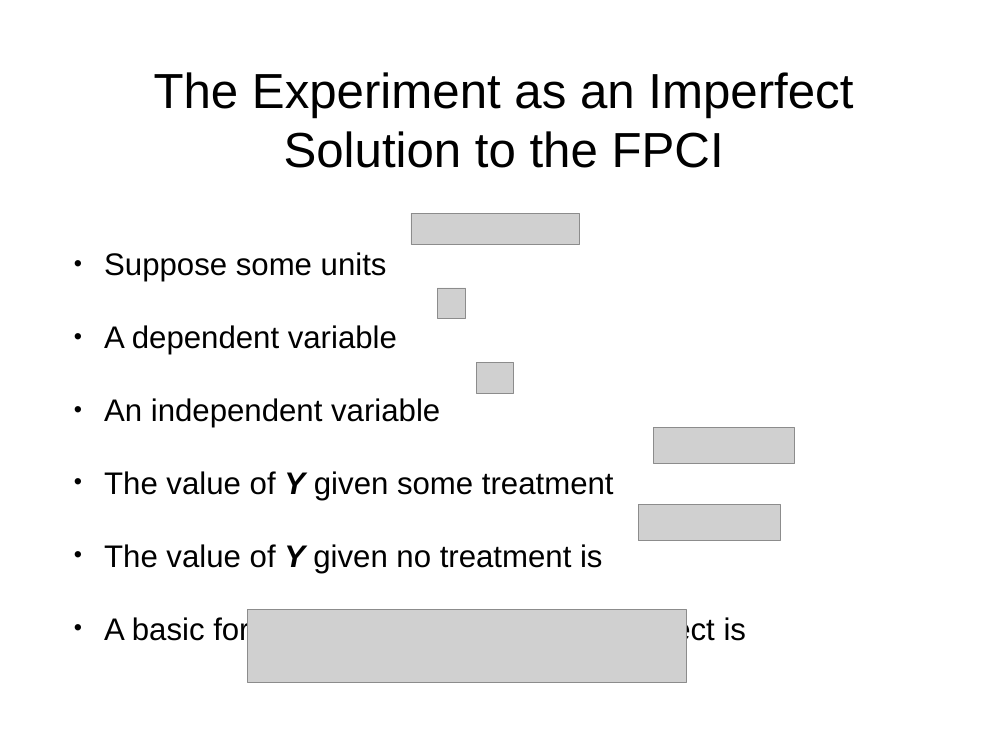
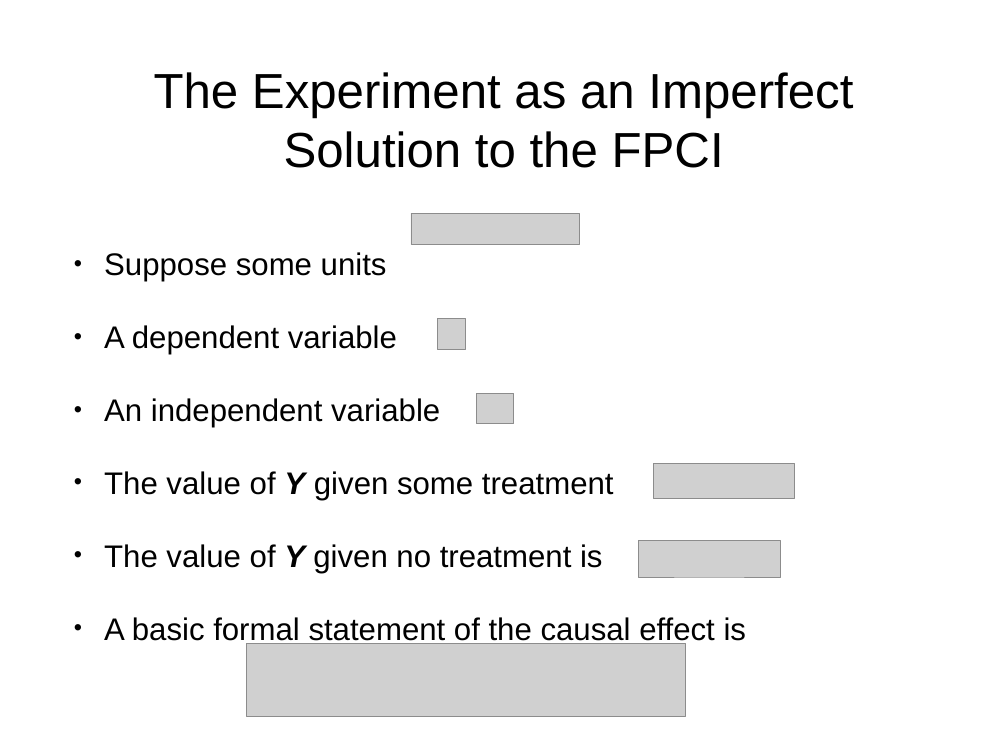
Before and after one commit to jmrphy/political_inquiry, a slide deck: slide 6 of materials/slides/challenge_of_inference/challenge_of_inference.pptx. Drawn at 1008x756 pixels with LibreOffice and Linux fonts; fonts in the diff are those of the drawing; grey boxes stand for pictures. Boxes give left, top, right and bottom in pixels: in the first picture for what was removed or moved away, otherwise in the second. Text is boxed around its words. In the diff, an @@ line names an element or a change of style, - is before the commit and + after.

```diff
--- a/materials/slides/challenge_of_inference/challenge_of_inference.pptx
+++ b/materials/slides/challenge_of_inference/challenge_of_inference.pptx
@@ picture: place and size @@
-picture at (437,288,466,318)
+picture at (437,318,466,349)
@@ picture: place and size @@
-picture at (476,363,514,393)
+picture at (476,393,514,424)
@@ 3 pictures: place and size @@
-3 pictures at (247,427,795,682)
+3 pictures at (247,463,795,716)
```
Also in this commit, not shown: 2 slides added, 1 slide removed, 10 other files.
